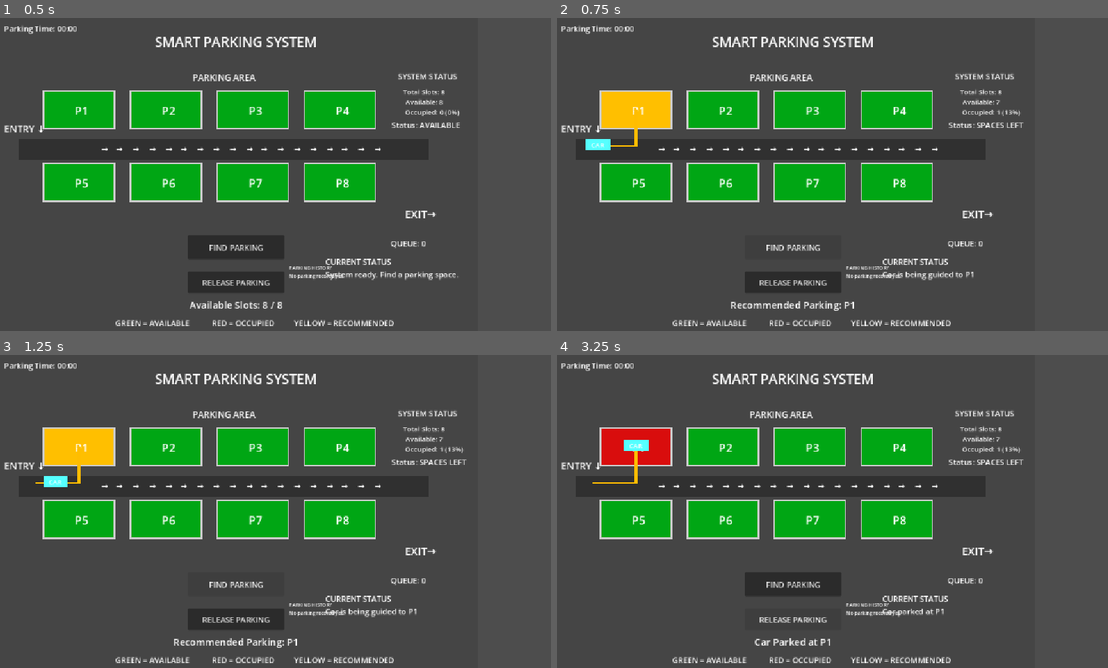
Above: before the commit, frames 1-4 (two rows, left to right).
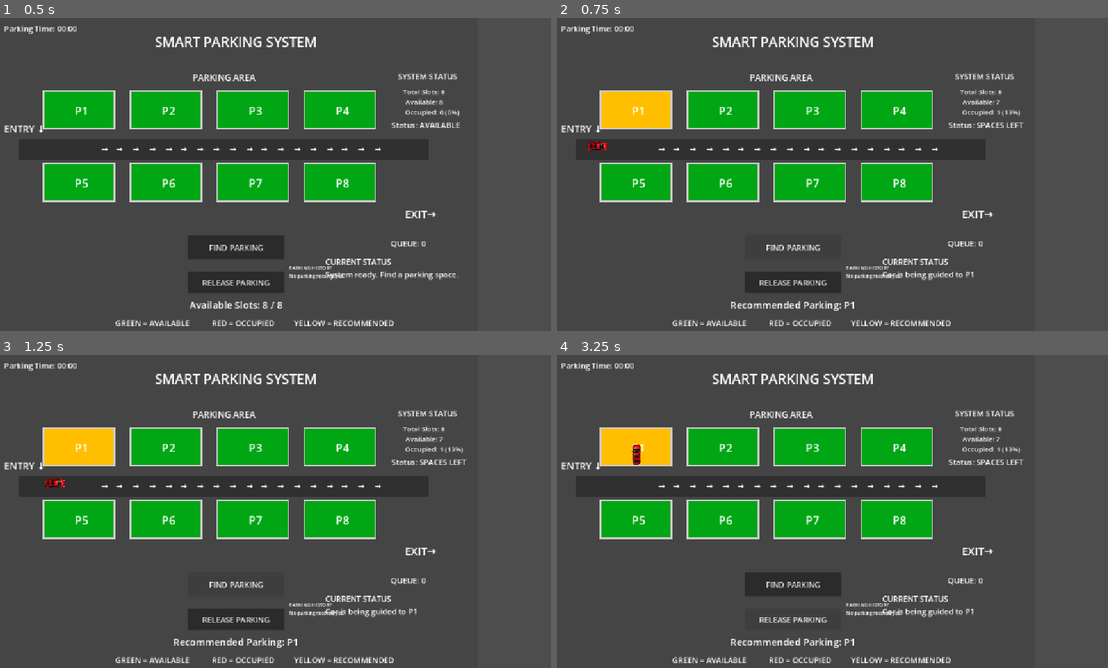
Above: after the commit, the same moments.

Repository: SunidhiGirish/Smart_Parking_System
Game: Godot game, scene res://Main.tscn
The game is run twice, just before and just after one commit, with the same random seed, the same clock (stepped at 60 frames per second) and the same inputs.
Inputs:
- Up to frame 1 (0.5 s): no input
- Up to frame 2 (0.75 s): click "FIND PARKING" at 0.5 s
- Up to frame 3 (1.25 s): no input
- Up to frame 4 (3.25 s): click "RELEASE PARKING" at 1.25 s; click "FIND PARKING" at 2 s; click "RELEASE PARKING" at 2.75 s

Frame 1 is identical in both runs. In frame 2, 0.2% of the frame differs, in the area x 5-15%, y 29-43%; in frame 3, 0.2%; in frame 4, 2.0%, in the area x 6-76%, y 23-94%.

Commit message:
second commit - Smart Parking System

Diff:
--- a/Main.tscn
+++ b/Main.tscn
@@ -1,6 +1,7 @@
 [gd_scene format=3 uid="uid://b7p5qsdgt8vc1"]
 
 [ext_resource type="Script" uid="uid://btb48yot0ksd6" path="res://main.gd" id="1_glv2v"]
+[ext_resource type="PackedScene" uid="uid://vcr3n3g0a31i" path="res://car.tscn" id="2_uu6xs"]
 
 [sub_resource type="StyleBoxFlat" id="StyleBoxFlat_5h11f"]
 bg_color = Color(0.90382373, 0.90382373, 0.90382373, 0)
@@ -287,23 +288,6 @@
 width = 6.0
 default_color = Color(1, 0.7411765, 0, 1)
 
-[node name="Car" type="ColorRect" parent="." unique_id=334450510]
-offset_left = 59.0
-offset_top = 256.0
-offset_right = 110.0
-offset_bottom = 280.0
-color = Color(0.33183005, 1, 1, 1)
-
-[node name="CarLabel" type="Label" parent="Car" unique_id=1659750921]
-layout_mode = 0
-offset_left = 5.0
-offset_top = 3.0
-offset_right = 45.0
-offset_bottom = 28.0
-theme_override_font_sizes/font_size = 14
-text = "CAR"
-horizontal_alignment = 1
-
 [node name="ReleaseParkingButton" type="Button" parent="." unique_id=1118744470]
 offset_left = 400.0
 offset_top = 525.0
@@ -419,4 +403,6 @@
 theme_override_font_sizes/font_size = 10
 autowrap_mode = 2
 
+[node name="Car" parent="." unique_id=1665558261 instance=ExtResource("2_uu6xs")]
+
 [connection signal="timeout" from="ParkingTimer" to="." method="_on_parking_timer_timeout"]
--- /dev/null
+++ b/car.tscn
@@ -0,0 +1,7 @@
+[gd_scene format=3 uid="uid://vcr3n3g0a31i"]
+
+[ext_resource type="Texture2D" uid="uid://dl6ru872urjrc" path="res://car_textures/car_red.png" id="1_7822p"]
+
+[node name="Car" type="Sprite2D" unique_id=1665558261]
+scale = Vector2(0.15, 0.15)
+texture = ExtResource("1_7822p")
--- a/main.gd
+++ b/main.gd
@@ -3,8 +3,18 @@
 
 const TOTAL_SLOTS = 8
 const ENTRY_POINT = Vector2(85, 265)
-const CAR_HALF_SIZE = Vector2(25, 15)
+const CAR_HALF_SIZE = Vector2(12, 22)
 const EXIT_LANE_Y = 265.0
+const CAR_TEXTURES: Array[Texture2D] = [
+	preload("res://car_textures/car_red.png"),
+	preload("res://car_textures/car_blue.png"),
+	preload("res://car_textures/car_yellow.png"),
+	preload("res://car_textures/car_green.png"),
+	preload("res://car_textures/car_purple.png"),
+	preload("res://car_textures/car_orange.png"),
+	preload("res://car_textures/car_white.png"),
+	preload("res://car_textures/car_pink.png")
+]
 
 var car_moving = false
 var next_car_id = 1
@@ -95,17 +105,21 @@
 	$CurrentStatusLabel.text = "CURRENT STATUS\n" + message
 
 
-func create_car(car_id: int) -> ColorRect:
-	var new_car = $Car.duplicate() as ColorRect
-
+func create_car(car_id: int) -> Sprite2D:
+	var new_car = $Car.duplicate() as Sprite2D
 	new_car.name = "Car_%d" % car_id
+	new_car.texture = CAR_TEXTURES[(car_id - 1) % CAR_TEXTURES.size()]
+
 	add_child(new_car)
 
 	new_car.visible = true
+	new_car.rotation = PI / 2
 	new_car.position = ENTRY_POINT - CAR_HALF_SIZE
 	new_car.z_index = 5
 
 	return new_car
+
+
 
 
 func find_nearest_available_slot() -> String:
@@ -155,7 +169,7 @@
 	await park_car_in_slot(new_car, nearest_slot)
 
 
-func park_car_in_slot(car: ColorRect, slot_name: String):
+func park_car_in_slot(car: Sprite2D, slot_name: String):
 	if car_moving:
 		return
 
@@ -179,22 +193,23 @@
 		Vector2(slot_center.x, ENTRY_POINT.y),
 		slot_center
 	])
-	$GuidancePath.visible = true
-
-	car.position = ENTRY_POINT - CAR_HALF_SIZE
-
-	var waypoint = Vector2(
-		slot_center.x - CAR_HALF_SIZE.x,
-		ENTRY_POINT.y - CAR_HALF_SIZE.y
-	)
-
-	var final_position = slot_center - CAR_HALF_SIZE
+	$GuidancePath.visible = false
+
+
+	car.position = ENTRY_POINT
+	car.rotation = PI / 2
+
+	var waypoint = Vector2(slot_center.x, ENTRY_POINT.y)
+	var final_position = slot_center
 
 	var tween = create_tween()
 	tween.tween_property(car, "position", waypoint, 1.5)
+	tween.tween_property(car, "rotation", 0.0, 0.4)
 	tween.tween_property(car, "position", final_position, 1.0)
 
 	await tween.finished
+	car.rotation = 0.0
+
 
 	# Store this specific car in its assigned slot.
 	parked_cars[slot_name] = car
@@ -250,31 +265,27 @@
 	else:
 		lane_entry_y = slot.position.y
 
-	var lane_position = Vector2(
-		slot_center.x - CAR_HALF_SIZE.x,
-		EXIT_LANE_Y - CAR_HALF_SIZE.y
-	)
-
-	var exit_position = Vector2(
-		900 - CAR_HALF_SIZE.x,
-		EXIT_LANE_Y - CAR_HALF_SIZE.y
-	)
-
-	$GuidancePath.points = PackedVector2Array([
-		Vector2(slot_center.x, lane_entry_y),
-		Vector2(slot_center.x, EXIT_LANE_Y),
-		Vector2(900, EXIT_LANE_Y)
-	])
-	$GuidancePath.visible = true
+
+
+
+	var lane_position = Vector2(slot_center.x, EXIT_LANE_Y)
+	var exit_position = Vector2(900, EXIT_LANE_Y)
+
+	$GuidancePath.visible = false
 
 	$StatusLabel.text = "Car Leaving " + display_name
 	set_current_status("Car leaving " + display_name)
 
+# First, turn the car to face right while moving to the lane.
 	var tween = create_tween()
 	tween.tween_property(car, "position", lane_position, 1.0)
+	tween.parallel().tween_property(car, "rotation", PI / 2, 0.4)
+
+# Then drive straight along the exit lane.
 	tween.tween_property(car, "position", exit_position, 2.0)
 
 	await tween.finished
+	car.rotation = PI / 2
 
 	var elapsed_seconds = int(
 		(Time.get_ticks_msec() - int(car_start_ticks[slot_name])) / 1000.0
Binary file added: car_textures/car_blue.png
Not shown, added: car_textures/car_blue.png.import
Binary file added: car_textures/car_green.png
Not shown, added: car_textures/car_green.png.import
Binary file added: car_textures/car_orange.png
Not shown, added: car_textures/car_orange.png.import
Binary file added: car_textures/car_pink.png
Not shown, added: car_textures/car_pink.png.import
Binary file added: car_textures/car_purple.png
Not shown, added: car_textures/car_purple.png.import
Binary file added: car_textures/car_red.png
Not shown, added: car_textures/car_red.png.import
(and 42 more such lines)
